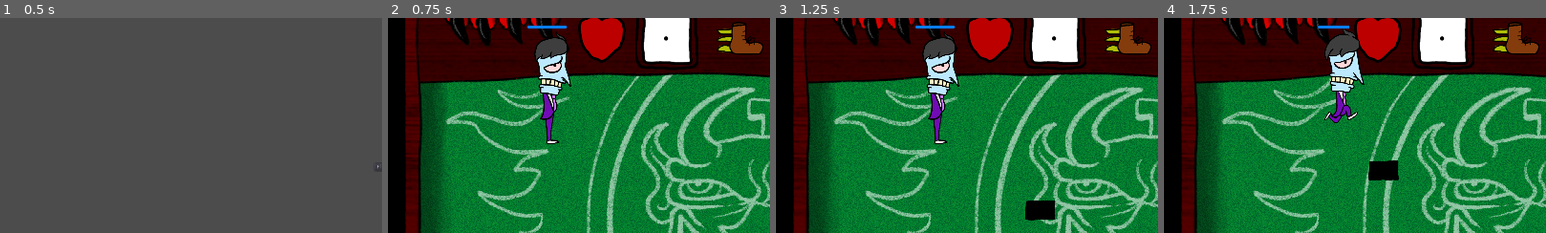
Above: before the commit, frames 1-4 (left to right).
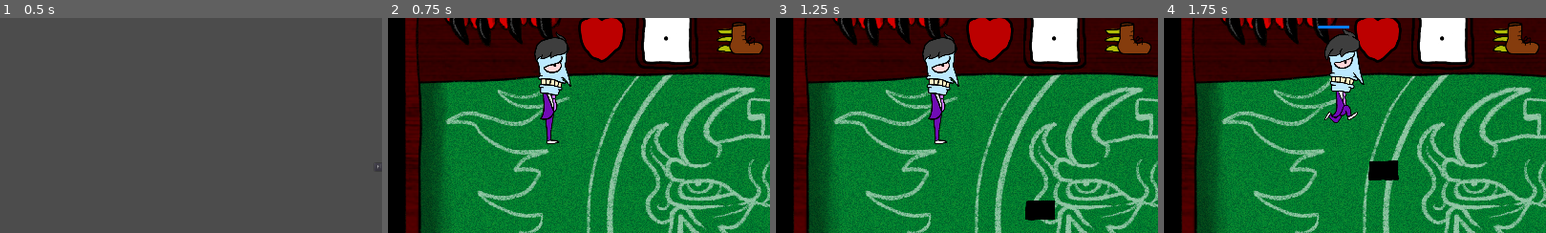
Above: after the commit, the same moments.

Repository: TheSeahorse/GMTK2022
Game: Godot game, scene res://Main.tscn
Same seed, same stepped clock (60 frames per second), same inputs: the game is played once before the commit and once after it.
Inputs (mouse positions are % of the whole screen's width and height, from its top left):
- Up to frame 1 (0.5 s): no input
- Up to frame 2 (0.75 s): click "Play" at 0.5 s
- Up to frame 3 (1.25 s): no input
- Up to frame 4 (1.75 s): move the mouse to (72, 45) at 1.27 s; hold D (move_right) from 1.28 s (still down); hold Right mouse button (attack) from 1.28 s (still down); click (72, 45) at 1.42 s
The pictures show only the part of the screen within x 0-50%, y 15-65%; the shares and areas given below are measured in that part.

Frame 1 is identical in both runs. In frame 2, 0.1% of the frame differs, in the area x 36-47%, y 3-5%; in frame 3, 0.1%; in frame 4, nothing differs.

Commit message:
Remove player cooldown bar at start

Diff:
--- a/Player.tscn
+++ b/Player.tscn
@@ -282,7 +282,6 @@
 margin_right = 51.0
 margin_bottom = -207.0
 mouse_filter = 2
-value = 100.0
 texture_progress = ExtResource( 7 )
 
 [node name="AttackCooldown" type="Timer" parent="Cooldown"]
